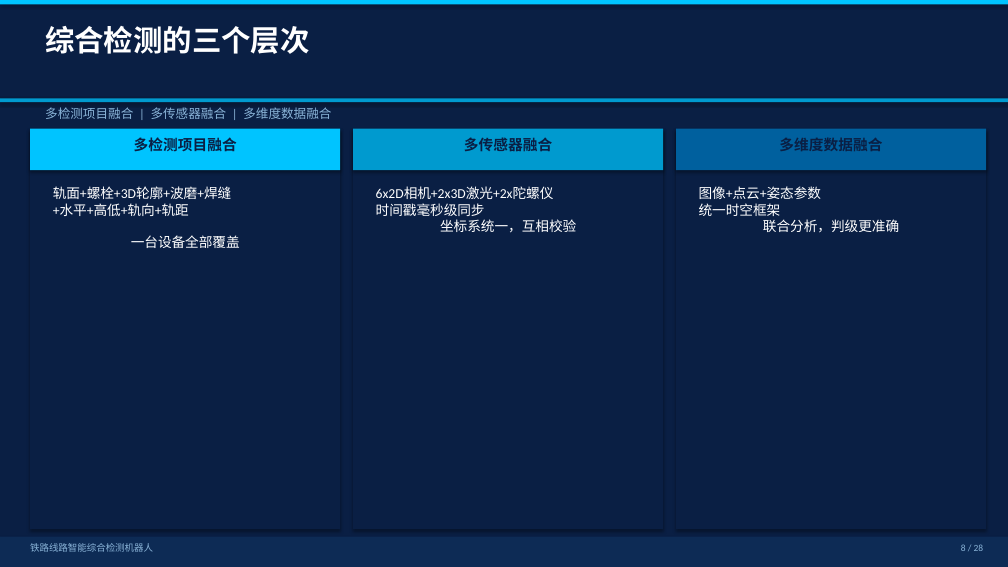
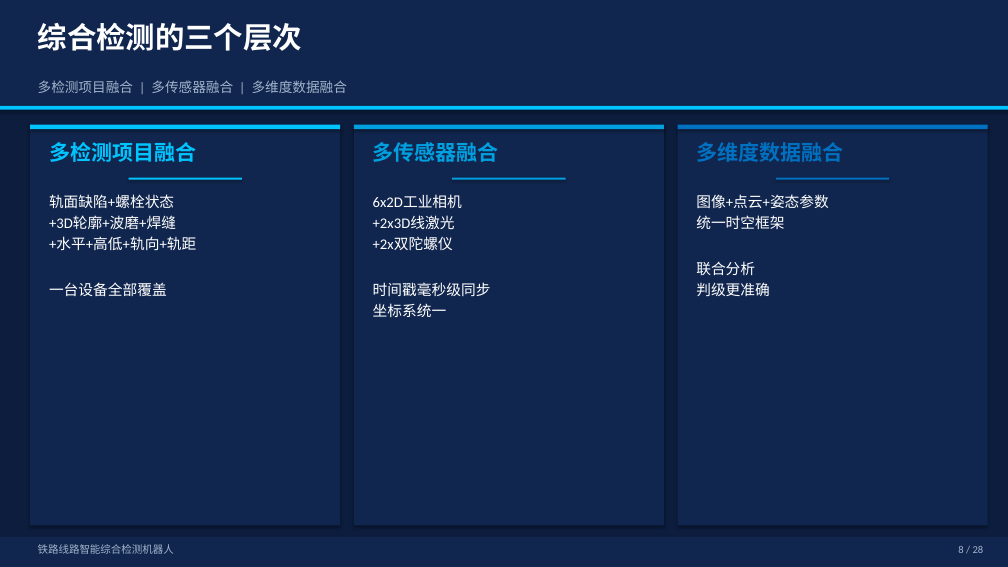
Before and after one commit to gao66683366-lab/workspace, a slide deck: slide 7 of 铁路线路智能综合检测机器人/20260306_技术文档/铁路线路智能综合检测机器人_技术汇报.pptx (slide 8 before the commit). Drawn at 1008x567 pixels with LibreOffice and Linux fonts; fonts in the diff are those of the drawing. Boxes give left, top, right and bottom in pixels: in the first picture for what was removed or moved away, otherwise in the second. Text is boxed around its words. In the diff, an @@ line names an element or a change of style, - is before the commit and + after.

```diff
--- a/铁路线路智能综合检测机器人/20260306_技术文档/铁路线路智能综合检测机器人_技术汇报.pptx
+++ b/铁路线路智能综合检测机器人/20260306_技术文档/铁路线路智能综合检测机器人_技术汇报.pptx
@@ rectangle at (0, 0, 1008, 567): fill #0A1F44 to #0C1D3E @@
@@ rectangle: place and size @@
-rectangle at (0, 0, 1008, 5)
+rectangle at (0, 0, 1008, 106)
@@ rectangle at (0, 0, 1008, 106): fill #00C4FF to #11264E @@
@@ text "综合检测的三个层次": place and size @@
-text "综合检测的三个层次" at (45, 26, 309, 54)
+text "综合检测的三个层次" at (38, 23, 302, 51)
@@ text "多检测项目融合 | 多传感器融合 | 多维度数据融合": place and size @@
-text "多检测项目融合 | 多传感器融合 | 多维度数据融合" at (45, 107, 331, 119)
+text "多检测项目融合 | 多传感器融合 | 多维度数据融合" at (38, 80, 347, 93)
@@ text "多检测项目融合 | 多传感器融合 | 多维度数据融合" at (38, 80, 347, 93): size 12 to 13 pt, text colour #8AB4D8 to #A0B4CC @@
@@ rectangle: place and size @@
-rectangle at (0, 98, 1008, 102)
+rectangle at (0, 106, 1008, 110)
@@ rectangle at (0, 106, 1008, 110): fill #009ACF to #00C4FF @@
@@ rectangle: place and size @@
-rectangle at (30, 129, 340, 170)
+rectangle at (30, 125, 340, 129)
@@ text "多检测项目融合" at (49, 142, 196, 162): size 14 to 20 pt, text colour #0A1F44 to #00C4FF; alignment centre to left @@
@@ rectangle: place and size @@
-rectangle at (353, 129, 663, 170)
+rectangle at (354, 125, 664, 129)
@@ rectangle at (354, 125, 664, 129): fill #009ACF to #00A0E0 @@
@@ text "多传感器融合" at (373, 142, 499, 162): size 14 to 20 pt, text colour #0A1F44 to #00A0E0; alignment centre to left @@
@@ 3 rectangles: place and size @@
-3 rectangles at (30, 129, 986, 529)
+3 rectangles at (30, 125, 988, 526)
@@ fill #0A1F44 to #11264E in 3 elements at (30, 125, 340, 526), (354, 125, 664, 526), (678, 125, 988, 526) @@
@@ rectangle: place and size @@
-rectangle at (676, 129, 986, 170)
+rectangle at (678, 125, 988, 129)
@@ rectangle at (678, 125, 988, 129): fill #00609E to #0070C0 @@
@@ text "多维度数据融合" at (696, 142, 843, 162): size 14 to 20 pt, text colour #0A1F44 to #0070C0; alignment centre to left @@
@@ rectangle added at (129, 178, 242, 180), fill #00C4FF @@
@@ rectangle added at (452, 178, 566, 180), fill #00A0E0 @@
@@ rectangle added at (776, 178, 889, 180), fill #0070C0 @@
@@ text at (49, 194, 196, 296): text changed; size 13 to 14 pt @@
-轨面+螺栓+3D轮廓+波磨+焊缝
-+水平+高低+轨向+轨距
-一台设备全部覆盖
+轨面缺陷+螺栓状态
++3D轮廓+波磨+焊缝
++水平+高低+轨向+轨距
+一台设备全部覆盖
@@ text at (373, 194, 491, 317): text changed; size 13 to 14 pt @@
-6x2D相机+2x3D激光+2x陀螺仪
-时间戳毫秒级同步
-坐标系统一，互相校验
+6x2D工业相机
++2x3D线激光
++2x双陀螺仪
+时间戳毫秒级同步
+坐标系统一
@@ text at (696, 194, 829, 297): text changed; size 13 to 14 pt @@
-图像+点云+姿态参数
-统一时空框架
-联合分析，判级更准确
+图像+点云+姿态参数
+统一时空框架
+联合分析
+判级更准确
@@ rectangle at (0, 537, 1008, 567): fill #0D2B55 to #11264E @@
@@ text "铁路线路智能综合检测机器人" at (38, 544, 174, 554): size 9 to 10 pt, text colour #8AB4D8 to #A0B4CC @@
@@ text "铁路线路智能综合检测机器人": place and size @@
-text "铁路线路智能综合检测机器人" at (30, 543, 153, 552)
+text "铁路线路智能综合检测机器人" at (38, 544, 174, 554)
@@ text "8 / 28" at (958, 546, 984, 553): size 9 to 10 pt, text colour #8AB4D8 to #A0B4CC @@
```
Also in this commit, not shown: 27 other slides changed, 3 slides removed.
